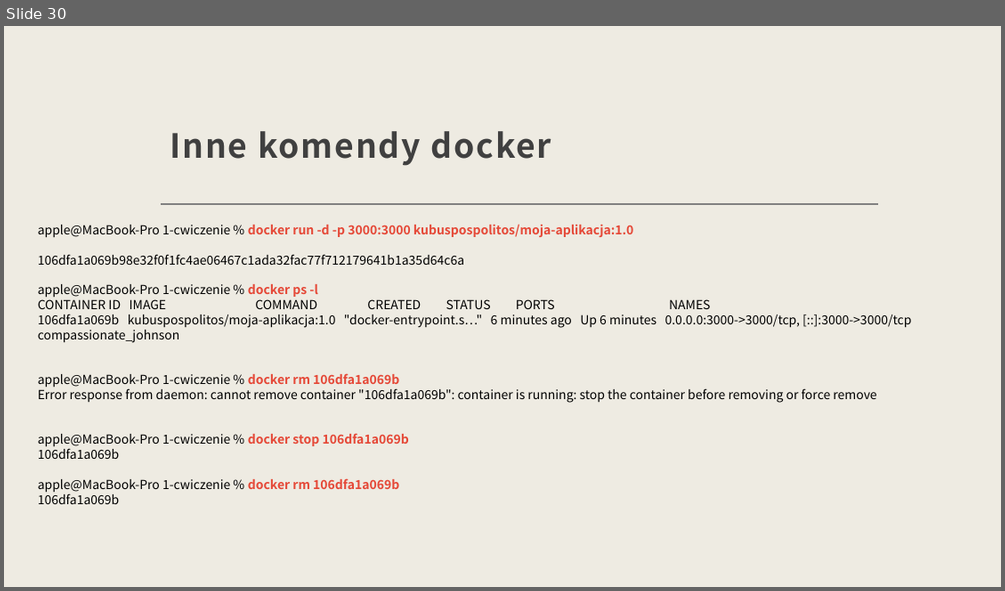
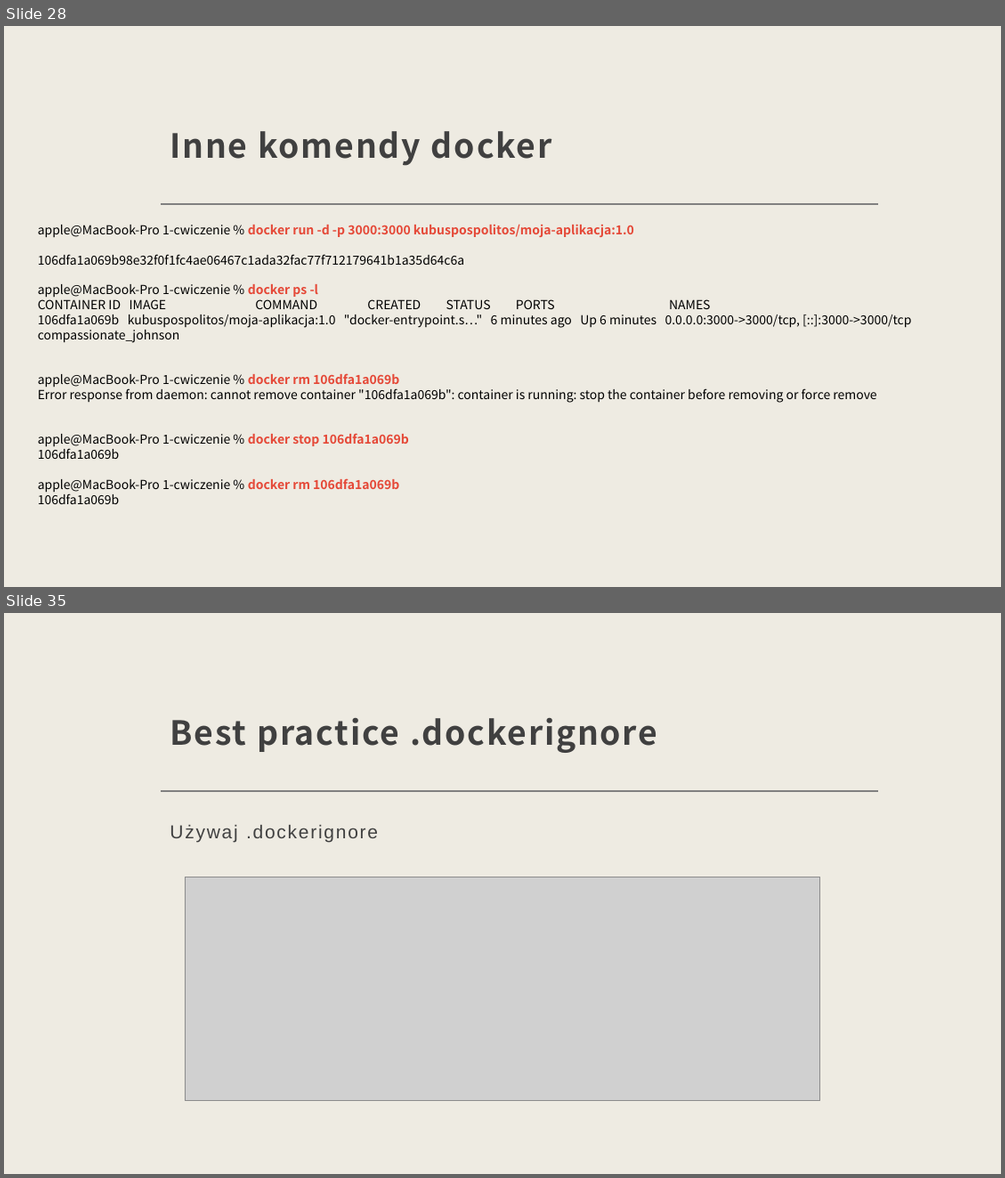
Before and after one commit to gajdaj2/docker_k8s, a slide deck: devops_docker_k8s.pptx. Shown one above the other, each under a label of ours: slide 30 before the commit, slides 28 and 35 after it; the slides between them are not shown. The pictures are 1005x591 and 1005x1178 pixels, drawn with LibreOffice and Linux fonts; fonts in the diff are those of the drawing; grey boxes stand for pictures. Boxes give left, top, right and bottom in pixels: in the first picture for what was removed or moved away, otherwise in the second. Text is boxed around its words. In the diff, an @@ line names an element or a change of style, - is before the commit and + after.

```diff
--- a/devops_docker_k8s.pptx
+++ b/devops_docker_k8s.pptx
@@ slide 35 added at (4,613,1001,1174), background #EEEBE2; not listed: 1 template element that a slide beside it also shows @@
@@ title added at (170,718,657,753), 32 pt, text #404040, bold @@
+Best practice .dockerignore
@@ text added at (170,825,378,843), 18 pt, text #404040 @@
+Używaj .dockerignore
@@ picture added at (185,877,821,1101) @@
@@ what was slide 30 is now slide 28 @@
```
Also in this commit, not shown: 5 slides changed, 36 other slides added, 2 slides removed, 37 other files.
